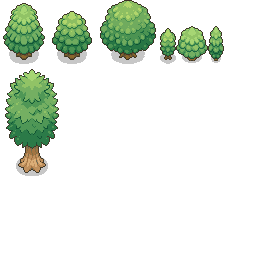
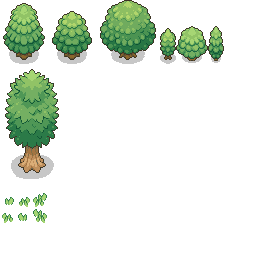
Comparing the layer stacks of the two 256 × 256 images. Changes:
painted on "Shadows" over [11, 155, 54, 179]
painted on "Image" over [2, 193, 47, 223]
